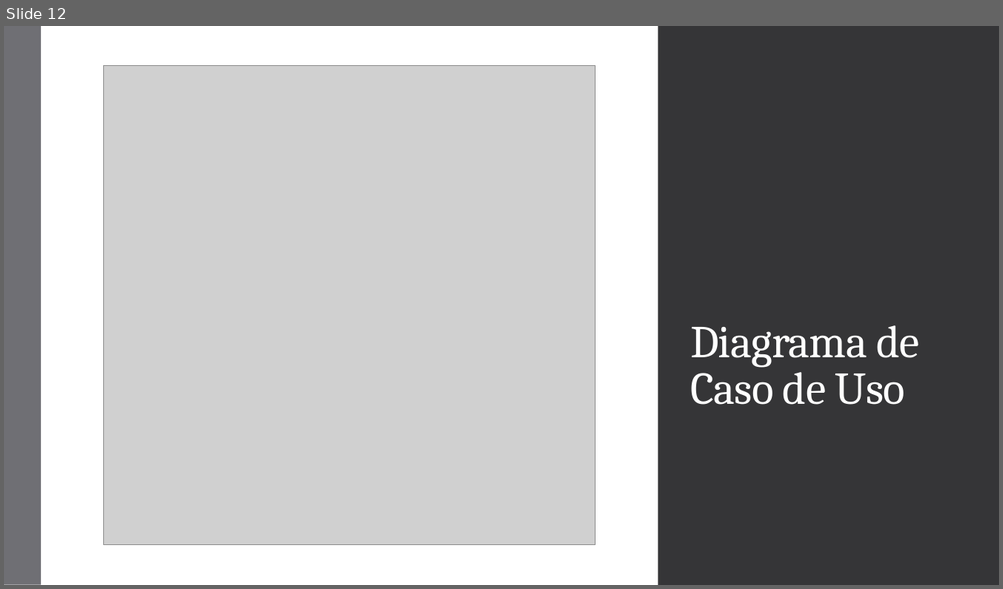
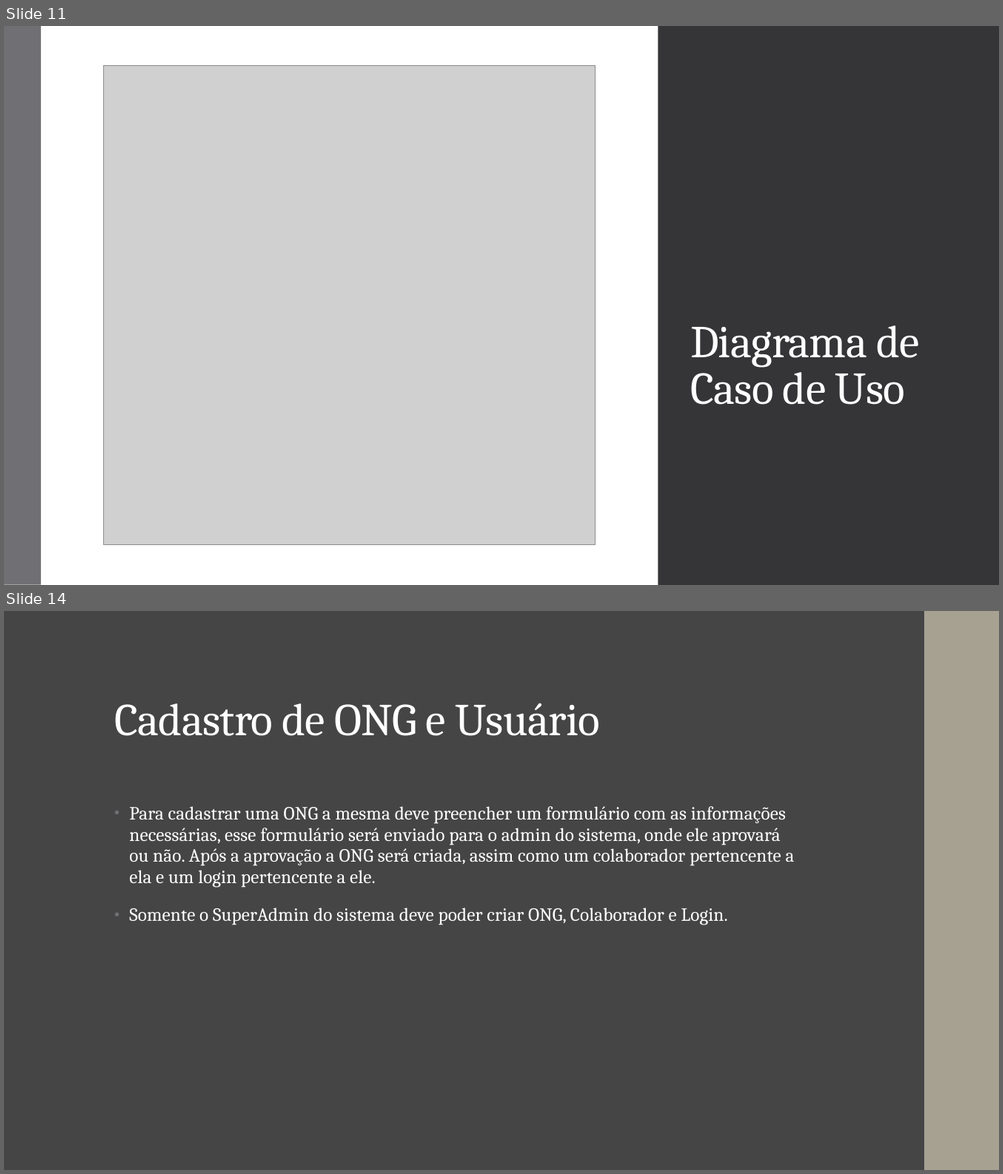
Before and after one commit to AlarconVinicius/sistema-de-gestao-para-ong-de-animais, a slide deck: docs/SaaS ONG Pet.pptx. Shown one above the other, each under a label of ours: slide 12 before the commit, slides 11 and 14 after it; the slides between them are not shown. The pictures are 1003x589 and 1003x1174 pixels, drawn with LibreOffice and Linux fonts; fonts in the diff are those of the drawing; grey boxes stand for pictures. Boxes give left, top, right and bottom in pixels: in the first picture for what was removed or moved away, otherwise in the second. Text is boxed around its words. In the diff, an @@ line names an element or a change of style, - is before the commit and + after.

```diff
--- a/docs/SaaS ONG Pet.pptx
+++ b/docs/SaaS ONG Pet.pptx
@@ slide 14 added at bbox=[4, 611, 999, 1170], background #454545 @@
@@ rectangle added at bbox=[4, 611, 999, 1170], fill #454545 @@
@@ rectangle added at bbox=[924, 611, 999, 1170], fill #A7A192 @@
@@ rectangle added at bbox=[925, 611, 999, 1170], fill #A7A192 @@
@@ title added at bbox=[114, 703, 600, 736], 44 pt, text #FFFFFF @@
+Cadastro de ONG e Usuário
@@ text added at bbox=[129, 806, 794, 925], 18 pt, text #FFFFFF @@
+• Para cadastrar uma ONG a mesma deve preencher um formulário com as informações necessárias, esse formulário será enviado para o admin do sistema, onde ele aprovará ou não. Após a aprovação a ONG será criada, assim como um colaborador pertencente a ela e um login pertencente a ele.
+• Somente o SuperAdmin do sistema deve poder criar ONG, Colaborador e Login.
@@ what was slide 12 is now slide 11 @@
```
Also in this commit, not shown: 5 other slides added, 1 slide removed.
